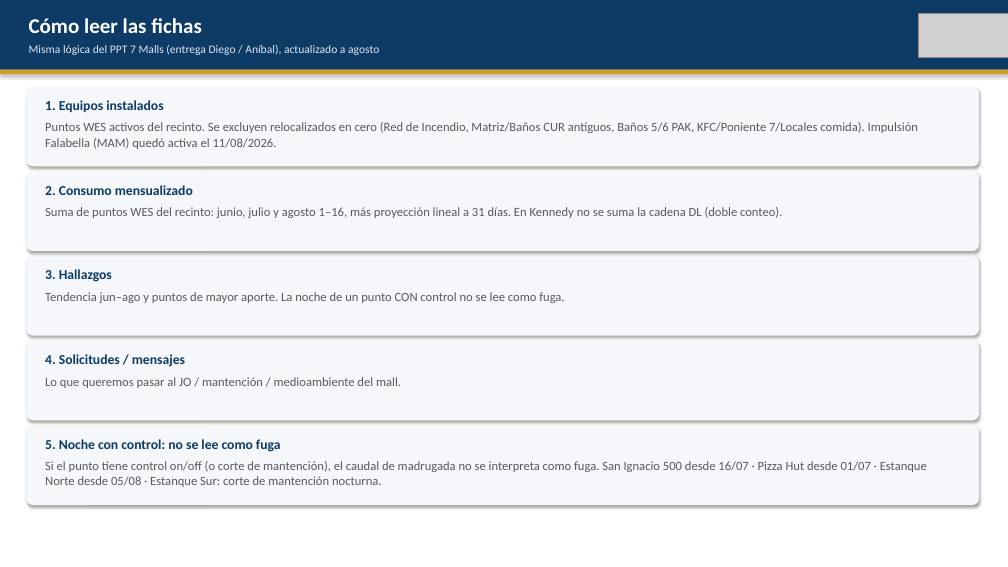
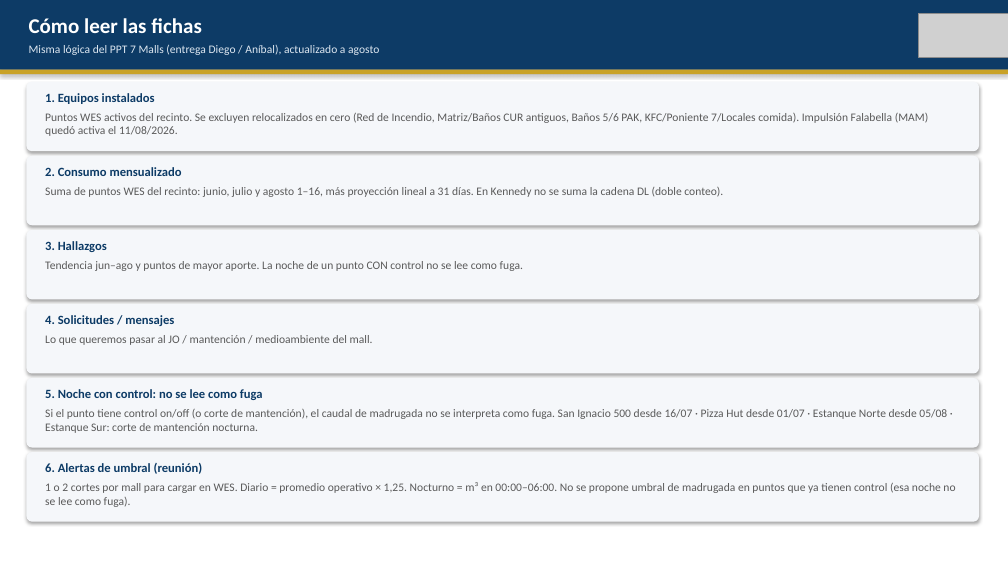
Before and after one commit to anibaloperacionesWes/wes-scripts, a slide deck: slide 2 of reports/Parque_Arauco/TMP_7MALLS/entrega_diego_anibal/Fichas_ejecutivas_Parque_Arauco_20260816.pptx. Drawn at 1008x567 pixels with LibreOffice and Linux fonts; fonts in the diff are those of the drawing; grey boxes stand for pictures. Boxes give left, top, right and bottom in pixels: in the first picture for what was removed or moved away, otherwise in the second. Text is boxed around its words. In the diff, an @@ line names an element or a change of style, - is before the commit and + after.

```diff
--- a/reports/Parque_Arauco/TMP_7MALLS/entrega_diego_anibal/Fichas_ejecutivas_Parque_Arauco_20260816.pptx
+++ b/reports/Parque_Arauco/TMP_7MALLS/entrega_diego_anibal/Fichas_ejecutivas_Parque_Arauco_20260816.pptx
@@ rounded rectangle: place and size @@
-rounded rectangle at <box>26,87,979,166</box>
+rounded rectangle at <box>26,82,979,151</box>
@@ text "1. Equipos instalados": place and size @@
-text "1. Equipos instalados" at <box>45,100,163,112</box>
+text "1. Equipos instalados" at <box>45,93,155,104</box>
@@ text "Puntos WES activos del recinto. ...": place and size @@
-text "Puntos WES activos del recinto. ..." at <box>45,122,918,149</box>
+text "Puntos WES activos del recinto. ..." at <box>45,113,928,136</box>
@@ rounded rectangle: place and size @@
-rounded rectangle at <box>26,172,979,251</box>
+rounded rectangle at <box>26,156,979,225</box>
@@ text "2. Consumo mensualizado": place and size @@
-text "2. Consumo mensualizado" at <box>45,185,193,195</box>
+text "2. Consumo mensualizado" at <box>45,167,182,176</box>
@@ text "Suma de puntos WES del ...": place and size @@
-text "Suma de puntos WES del ..." at <box>45,207,782,218</box>
+text "Suma de puntos WES del ..." at <box>45,187,723,197</box>
@@ rounded rectangle: place and size @@
-rounded rectangle at <box>26,256,979,336</box>
+rounded rectangle at <box>26,230,979,299</box>
@@ text "3. Hallazgos": place and size @@
-text "3. Hallazgos" at <box>45,269,112,282</box>
+text "3. Hallazgos" at <box>45,241,107,252</box>
@@ text "Tendencia jun–ago y puntos de ...": place and size @@
-text "Tendencia jun–ago y puntos de ..." at <box>45,292,564,303</box>
+text "Tendencia jun–ago y puntos de ..." at <box>45,261,523,271</box>
@@ rounded rectangle: place and size @@
-rounded rectangle at <box>26,341,979,420</box>
+rounded rectangle at <box>26,304,979,374</box>
@@ text "4. Solicitudes / mensajes": place and size @@
-text "4. Solicitudes / mensajes" at <box>45,354,185,367</box>
+text "4. Solicitudes / mensajes" at <box>45,315,174,326</box>
@@ text "Lo que queremos pasar al ...": place and size @@
-text "Lo que queremos pasar al ..." at <box>45,377,401,388</box>
+text "Lo que queremos pasar al ..." at <box>45,335,373,345</box>
@@ rounded rectangle: place and size @@
-rounded rectangle at <box>26,426,979,505</box>
+rounded rectangle at <box>26,378,979,448</box>
@@ size 13 to 12 pt in 5 elements at <box>45,93,155,104</box>, <box>45,167,182,176</box>, <box>45,241,107,252</box>, <box>45,315,174,326</box>, <box>45,389,263,400</box> @@
@@ text "5. Noche con control: no ...": place and size @@
-text "5. Noche con control: no ..." at <box>45,439,281,452</box>
+text "5. Noche con control: no ..." at <box>45,389,263,400</box>
@@ size 12 to 11 pt in 5 elements at <box>45,113,928,136</box>, <box>45,187,723,197</box>, <box>45,261,523,271</box>, <box>45,335,373,345</box>, <box>45,409,947,433</box> @@
@@ text "Si el punto tiene control ...": place and size @@
-text "Si el punto tiene control ..." at <box>45,461,927,487</box>
+text "Si el punto tiene control ..." at <box>45,409,947,433</box>
@@ rounded rectangle added at <box>26,452,979,522</box>, fill #F5F7FA @@
@@ text added at <box>45,463,203,474</box>, 12 pt, text #0D3B66, bold @@
+6. Alertas de umbral (reunión)
@@ text added at <box>45,482,955,507</box>, 11 pt, text #5A5A5A @@
+1 o 2 cortes por mall para cargar en WES. Diario = promedio operativo × 1,25. Nocturno = m³ en 00:00–06:00. No se propone umbral de madrugada en puntos que ya tienen control (esa noche no se lee como fuga).
```
Also in this commit, not shown: 8 other slides changed, 1 slide added, 3 other files.
